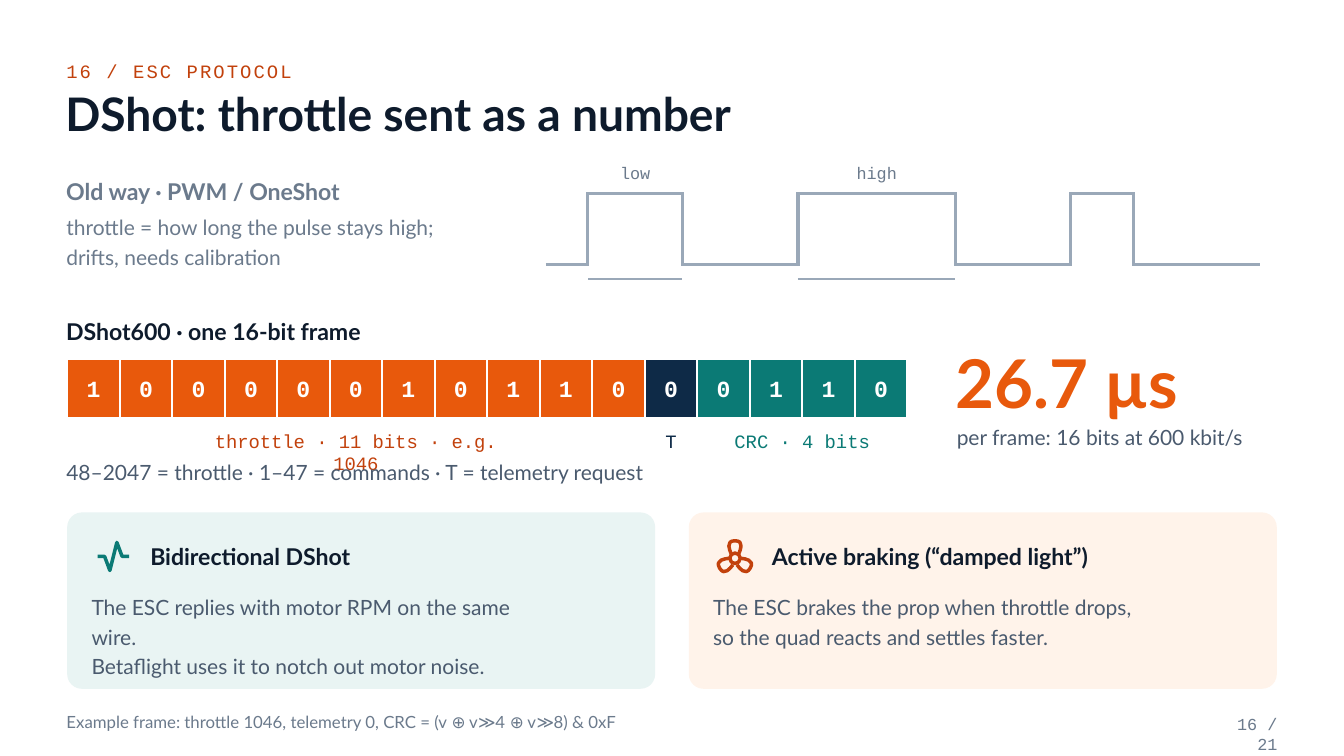
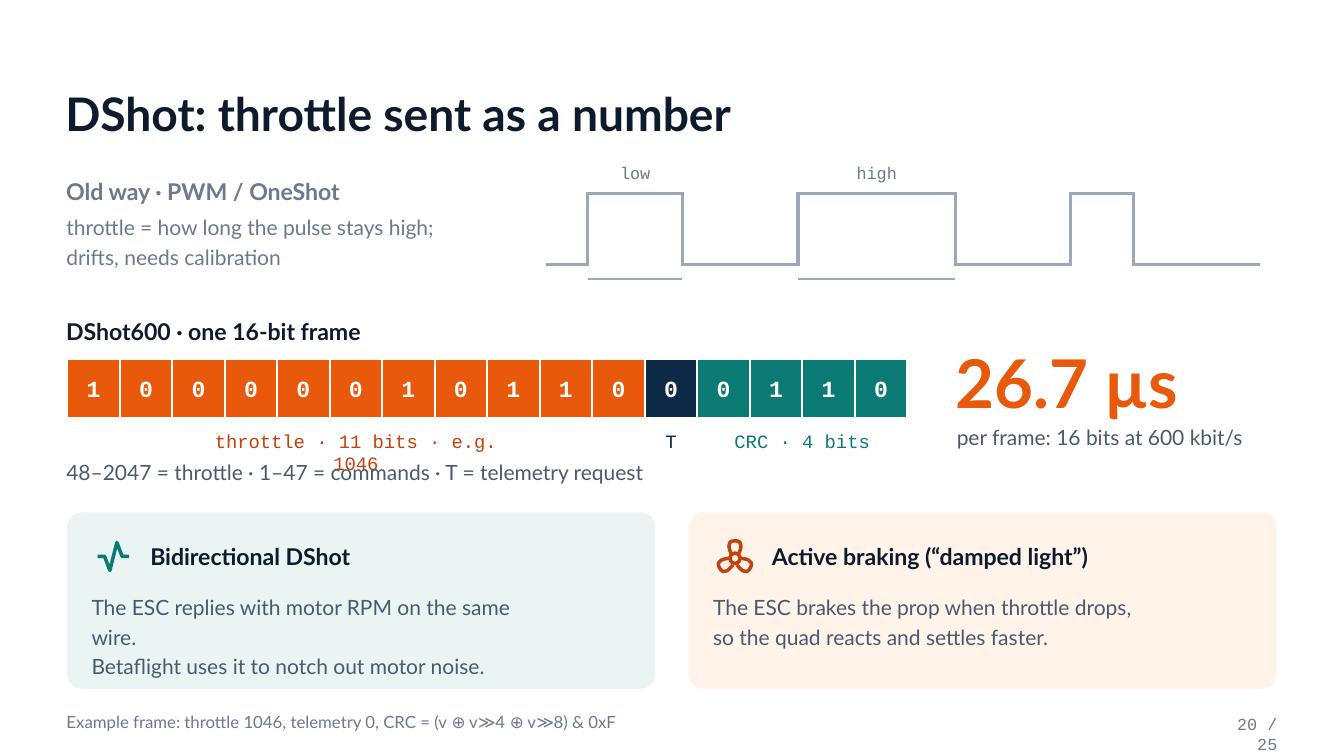
Before and after one commit to ara-aras/esp32-mini-drone, a slide deck: slide 20 of PPT/Drone_Workshop_v2.pptx (slide 16 before the commit). Drawn at 1344x756 pixels with LibreOffice and Linux fonts; fonts in the diff are those of the drawing. Boxes give left, top, right and bottom in pixels: in the first picture for what was removed or moved away, otherwise in the second. Text is boxed around its words. In the diff, an @@ line names an element or a change of style, - is before the commit and + after.

```diff
--- a/PPT/Drone_Workshop_v2.pptx
+++ b/PPT/Drone_Workshop_v2.pptx
@@ text removed at (66, 65, 292, 79) @@
-16 / ESC PROTOCOL
@@ text at (1237, 719, 1277, 750): text changed @@
-16 / 21
+20 / 25
```
Also in this commit, not shown: 20 other slides changed, 4 slides added.
